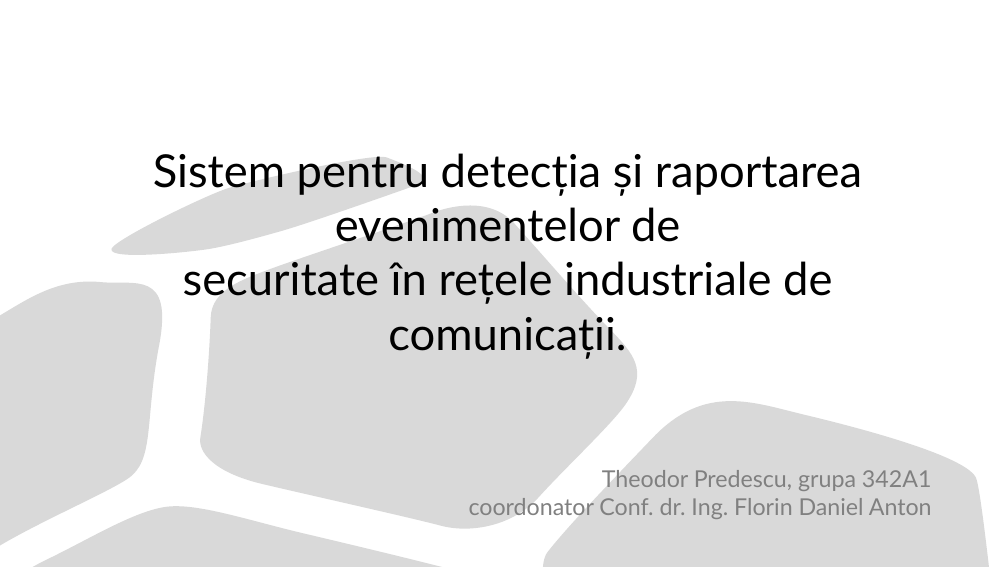
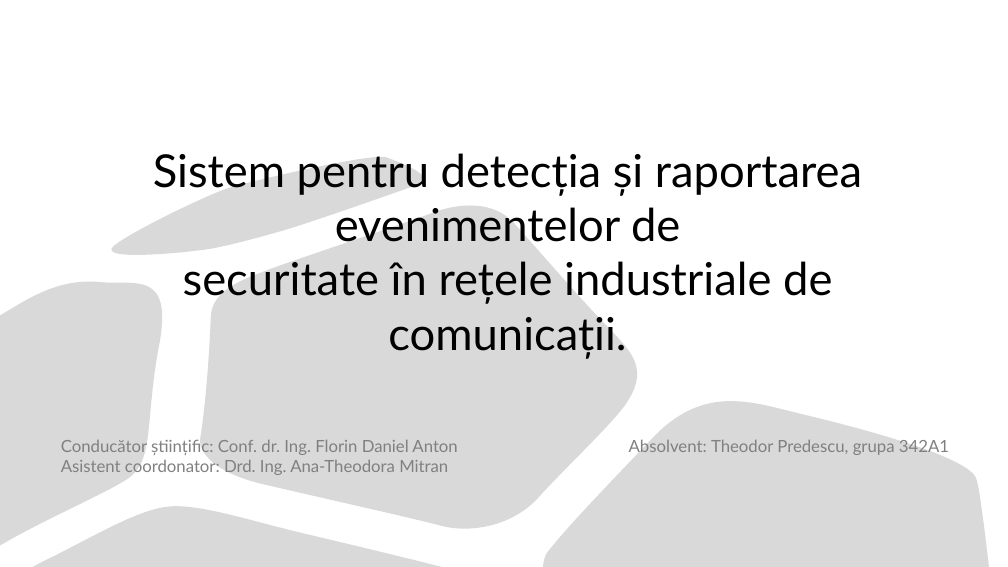
Before and after one commit to TheodorPredescu/Intrusion-Detection-and-Prevention-System, a slide deck: slide 1 of document/scss/prezentare_scss.pptx. Drawn at 1008x567 pixels with LibreOffice and Linux fonts; fonts in the diff are those of the drawing. Boxes give left, top, right and bottom in pixels: in the first picture for what was removed or moved away, otherwise in the second. Text is boxed around its words. In the diff, an @@ line names an element or a change of style, - is before the commit and + after.

```diff
--- a/document/scss/prezentare_scss.pptx
+++ b/document/scss/prezentare_scss.pptx
@@ text added at box(61, 440, 457, 475), 16 pt, text #808080 @@
+Conducător științific: Conf. dr. Ing. Florin Daniel Anton
+Asistent coordonator: Drd. Ing. Ana-Theodora Mitran
@@ subtitle at box(629, 440, 949, 455): text changed; size 22.1 to 16 pt @@
-Theodor Predescu, grupa 342A1
-coordonator Conf. dr. Ing. Florin Daniel Anton
+Absolvent: Theodor Predescu, grupa 342A1
```
Also in this commit, not shown: 6 other slides changed, 1 slide added, 2 other files.
